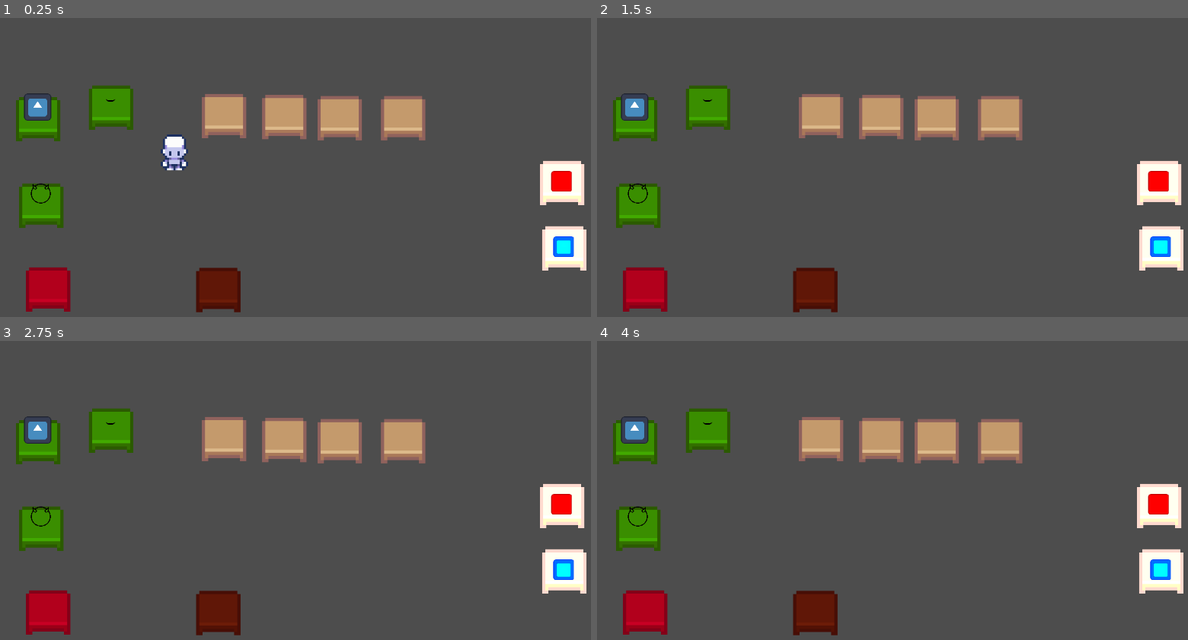
Above: before the commit, frames 1-4 (two rows, left to right).
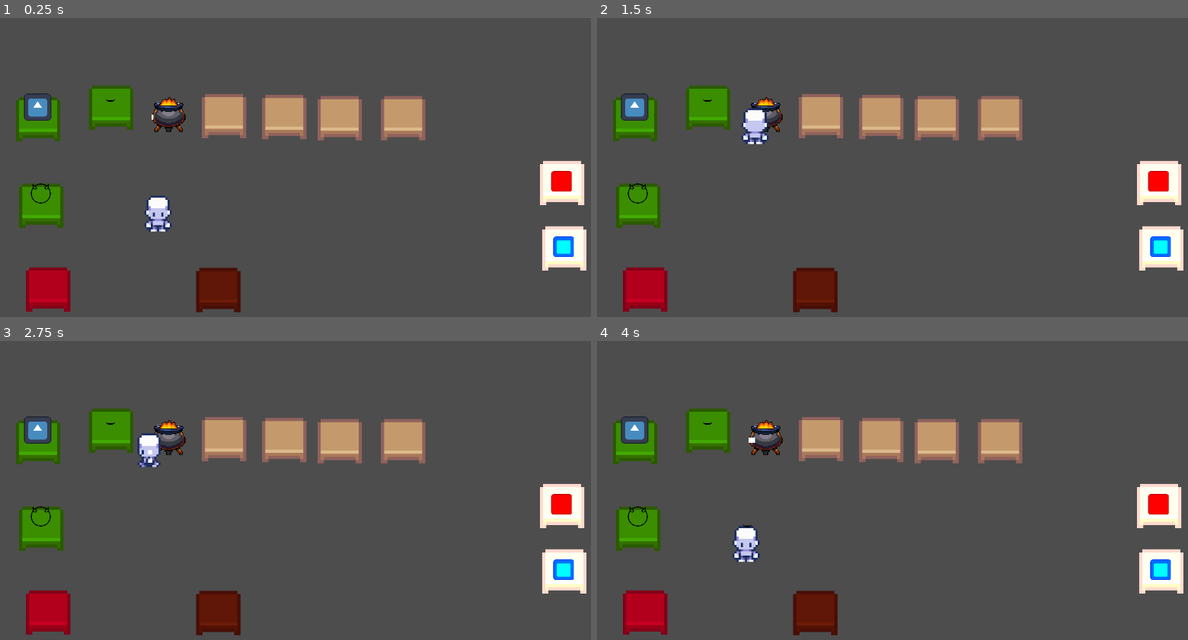
Above: after the commit, the same moments.

Repository: Daniloxls/Artesao-do-Carnaval
Game: Godot game, scene res://scenes/game.tscn
The game is run twice, just before and just after one commit, with the same random seed, the same clock (stepped at 60 frames per second) and the same inputs. The engine's default icon, where the game draws it, is replaced by a stand-in: a white triangle on a blue panel in a dark square.
Inputs:
- Up to frame 1 (0.25 s): no input
- Up to frame 2 (1.5 s): tap Enter at 0.5 s; hold Space (interact) 0.53-1.28 s; hold Up (up) from 0.53 s (still down); tap Space (interact) at 1.35 s
- Up to frame 3 (2.75 s): release Up (up) at 2.03 s; hold Left (left) from 2.03 s (still down); hold Space (interact) from 2.03 s (still down)
- Up to frame 4 (4 s): release Space (interact) at 2.78 s; tap Space (interact) at 2.85, 3.5 s; release Left (left) at 3.53 s; hold Down (down) from 3.53 s (still down); hold Space (interact) from 3.53 s (still down)

The runs differ from the first frame. In frame 1, 1.3% of the frame differs, in the area x 24-32%, y 26-72%; in frame 2, 0.7%; in frame 3, 0.8%; in frame 4, 0.9%.

Commit message:
feat:adicionado panela e poças de cola

Diff:
--- a/personagem.gd
+++ b/personagem.gd
@@ -63,9 +63,11 @@
 	elif direction.x < 0:
 		player_sprite.play("walk_left")
 
-
 func update_interaction_direction(dir: Vector2):
 	if dir.y > 0: interact_colision.change_direction("down")
 	elif dir.y < 0: interact_colision.change_direction("up")
 	elif dir.x > 0: interact_colision.change_direction("right")
 	elif dir.x < 0: interact_colision.change_direction("left")
+
+func setSpeed(value: int):
+	speed = value
--- a/project.godot
+++ b/project.godot
@@ -12,7 +12,7 @@
 
 config/name="Jogo Jam"
 run/main_scene="uid://dkpmcw5ecd737"
-config/features=PackedStringArray("4.6", "Forward Plus")
+config/features=PackedStringArray("4.5", "Forward Plus")
 config/icon="res://icon.svg"
 
 [input]
--- a/scenes/game.tscn
+++ b/scenes/game.tscn
@@ -10,48 +10,52 @@
 [ext_resource type="PackedScene" uid="uid://evcge2smdawm" path="res://scenes/tables/trash.tscn" id="6_0tnpc"]
 [ext_resource type="PackedScene" uid="uid://jekn5447hyym" path="res://scenes/props/horns.tscn" id="9_vtaks"]
 [ext_resource type="PackedScene" uid="uid://nt5t0hxhfrsc" path="res://scenes/props/mouth.tscn" id="10_kvpfn"]
+[ext_resource type="PackedScene" uid="uid://m0dtkrisgc7i" path="res://scenes/tables/glue_pot.tscn" id="11_kvpfn"]
 
-[node name="Node2D" type="Node2D" unique_id=1975075956]
+[node name="Node2D" type="Node2D"]
 y_sort_enabled = true
 
-[node name="Player" parent="." unique_id=849893935 instance=ExtResource("1_uwrxv")]
-position = Vector2(351, 258)
+[node name="Player" parent="." instance=ExtResource("1_uwrxv")]
+position = Vector2(320, 374)
 
-[node name="Table" parent="." unique_id=936571725 instance=ExtResource("2_yqjtg")]
+[node name="Table" parent="." instance=ExtResource("2_yqjtg")]
 position = Vector2(555, 189)
 
-[node name="Table2" parent="." unique_id=1601652045 instance=ExtResource("2_yqjtg")]
+[node name="Table2" parent="." instance=ExtResource("2_yqjtg")]
 position = Vector2(660, 191)
 
-[node name="Table3" parent="." unique_id=2104752395 instance=ExtResource("2_yqjtg")]
+[node name="Table3" parent="." instance=ExtResource("2_yqjtg")]
 position = Vector2(441, 187)
 
-[node name="Table4" parent="." unique_id=2077353023 instance=ExtResource("2_yqjtg")]
+[node name="Table4" parent="." instance=ExtResource("2_yqjtg")]
 position = Vector2(780, 191)
 
-[node name="PaintingStation" parent="." unique_id=1434965482 instance=ExtResource("3_p57ef")]
+[node name="PaintingStation" parent="." instance=ExtResource("3_p57ef")]
 position = Vector2(1081, 314)
 
-[node name="PaintingStation2" parent="." unique_id=1309093641 instance=ExtResource("3_p57ef")]
+[node name="PaintingStation2" parent="." instance=ExtResource("3_p57ef")]
 position = Vector2(1085, 438)
 paint_color = Color(0, 0.30588236, 0.89411765, 1)
 color_name = "Azul"
 
-[node name="Source" parent="." unique_id=1256609756 instance=ExtResource("4_u5sy4")]
+[node name="Source" parent="." instance=ExtResource("4_u5sy4")]
 position = Vector2(89, 193)
 item_scene = ExtResource("5_u5sy4")
 
-[node name="CuttingStation" parent="." unique_id=560214371 instance=ExtResource("5_gee14")]
+[node name="CuttingStation" parent="." instance=ExtResource("5_gee14")]
 position = Vector2(430, 517)
 output_scene = ExtResource("4_p57ef")
 
-[node name="Trash" parent="." unique_id=103494665 instance=ExtResource("6_0tnpc")]
+[node name="Trash" parent="." instance=ExtResource("6_0tnpc")]
 position = Vector2(108, 516)
 
-[node name="Source2" parent="." unique_id=1259377505 instance=ExtResource("4_u5sy4")]
+[node name="Source2" parent="." instance=ExtResource("4_u5sy4")]
 position = Vector2(95, 357)
 item_scene = ExtResource("9_vtaks")
 
-[node name="Source3" parent="." unique_id=221281794 instance=ExtResource("4_u5sy4")]
+[node name="Source3" parent="." instance=ExtResource("4_u5sy4")]
 position = Vector2(227, 171)
 item_scene = ExtResource("10_kvpfn")
+
+[node name="GluePot" parent="." instance=ExtResource("11_kvpfn")]
+position = Vector2(338, 183)
--- a/scenes/player.tscn
+++ b/scenes/player.tscn
@@ -257,39 +257,40 @@
 [sub_resource type="RectangleShape2D" id="RectangleShape2D_lbhrr"]
 size = Vector2(64, 64)
 
-[node name="Player" type="CharacterBody2D" unique_id=849893935]
+[node name="Player" type="CharacterBody2D"]
+collision_mask = 2
 script = ExtResource("1_qhqgy")
 
-[node name="PlayerSprite" type="AnimatedSprite2D" parent="." unique_id=201056806]
+[node name="PlayerSprite" type="AnimatedSprite2D" parent="."]
 position = Vector2(0, -9)
 scale = Vector2(4, 4)
 sprite_frames = SubResource("SpriteFrames_iywne")
 frame_progress = 0.75222784
 
-[node name="PlayerColision" type="CollisionShape2D" parent="." unique_id=1613458725]
+[node name="PlayerColision" type="CollisionShape2D" parent="."]
 position = Vector2(0, 19.875)
 shape = SubResource("RectangleShape2D_p57ef")
 
-[node name="InteractColision" type="Area2D" parent="." unique_id=911922637]
+[node name="InteractColision" type="Area2D" parent="."]
 collision_layer = 0
 collision_mask = 2
 script = ExtResource("3_qlg0r")
 
-[node name="ColisionUp" type="CollisionShape2D" parent="InteractColision" unique_id=1110645758]
+[node name="ColisionUp" type="CollisionShape2D" parent="InteractColision"]
 position = Vector2(0, -64)
 shape = SubResource("RectangleShape2D_lbhrr")
 
-[node name="ColisionRight" type="CollisionShape2D" parent="InteractColision" unique_id=99780311]
+[node name="ColisionRight" type="CollisionShape2D" parent="InteractColision"]
 position = Vector2(64, 0)
 shape = SubResource("RectangleShape2D_lbhrr")
 
-[node name="ColisionDown" type="CollisionShape2D" parent="InteractColision" unique_id=1848334485]
+[node name="ColisionDown" type="CollisionShape2D" parent="InteractColision"]
 position = Vector2(0, 64)
 shape = SubResource("RectangleShape2D_lbhrr")
 
-[node name="ColisionLeft" type="CollisionShape2D" parent="InteractColision" unique_id=1245629214]
+[node name="ColisionLeft" type="CollisionShape2D" parent="InteractColision"]
 position = Vector2(-64, 0)
 shape = SubResource("RectangleShape2D_lbhrr")
 
-[node name="HandMarker" type="Marker2D" parent="." unique_id=1900844694]
+[node name="HandMarker" type="Marker2D" parent="."]
 position = Vector2(0, -47)
--- a/scenes/tables/cutting_station.tscn
+++ b/scenes/tables/cutting_station.tscn
@@ -21,25 +21,24 @@
 [sub_resource type="RectangleShape2D" id="RectangleShape2D_eotx8"]
 size = Vector2(84, 85)
 
-[node name="CuttingStation" type="StaticBody2D" unique_id=936571725]
-collision_layer = 3
-collision_mask = 3
+[node name="CuttingStation" type="StaticBody2D"]
+collision_layer = 2
 script = ExtResource("1_8i5mt")
 
-[node name="AnimatedSprite2D" type="AnimatedSprite2D" parent="." unique_id=2061457135]
+[node name="AnimatedSprite2D" type="AnimatedSprite2D" parent="."]
 modulate = Color(0.48953235, 0.14960733, 0.063112445, 1)
 position = Vector2(2, -1)
 scale = Vector2(6, 6)
 sprite_frames = SubResource("SpriteFrames_u03e6")
 
-[node name="ItemPoint" type="Marker2D" parent="." unique_id=643525280]
+[node name="ItemPoint" type="Marker2D" parent="."]
 position = Vector2(1, -24)
 
-[node name="CollisionShape2D" type="CollisionShape2D" parent="." unique_id=1658189886]
+[node name="CollisionShape2D" type="CollisionShape2D" parent="."]
 position = Vector2(2, 11.5)
 shape = SubResource("RectangleShape2D_eotx8")
 
-[node name="ProgressBar" type="TextureProgressBar" parent="." unique_id=950455708]
+[node name="ProgressBar" type="TextureProgressBar" parent="."]
 offset_left = -42.0
 offset_top = -118.0
 offset_right = 42.0
--- /dev/null
+++ b/scenes/tables/glue_pot.tscn
@@ -0,0 +1,49 @@
+[gd_scene load_steps=7 format=3 uid="uid://m0dtkrisgc7i"]
+
+[ext_resource type="Script" uid="uid://b4vkt35tgtryh" path="res://scripts/glue_pot.gd" id="1_avdpf"]
+[ext_resource type="Texture2D" uid="uid://b1qlv1430rp50" path="res://assets/glue_pot.png" id="1_m34ja"]
+[ext_resource type="AudioStream" uid="uid://c7qwl1al1w8h4" path="res://assets/alert_sound.mp3" id="3_rktp4"]
+[ext_resource type="Texture2D" uid="uid://mlf8j2ongoa4" path="res://assets/alert_icon.png" id="4_f6dk8"]
+[ext_resource type="Texture2D" uid="uid://c44nmfbgfsyql" path="res://assets/pixil-frame-0 (2).png" id="5_f6dk8"]
+
+[sub_resource type="RectangleShape2D" id="RectangleShape2D_avdpf"]
+size = Vector2(63, 49)
+
+[node name="GluePot" type="StaticBody2D"]
+collision_layer = 2
+script = ExtResource("1_avdpf")
+
+[node name="Sprite" type="Sprite2D" parent="."]
+position = Vector2(0, 1.953125e-06)
+scale = Vector2(0.16, 0.16000001)
+texture = ExtResource("1_m34ja")
+
+[node name="Collision" type="CollisionShape2D" parent="."]
+position = Vector2(-0.5, 8.5)
+shape = SubResource("RectangleShape2D_avdpf")
+
+[node name="SpawnTimer" type="Timer" parent="."]
+
+[node name="AlertSound" type="AudioStreamPlayer" parent="."]
+stream = ExtResource("3_rktp4")
+
+[node name="AlertIcon" type="Sprite2D" parent="."]
+visible = false
+position = Vector2(0, -49)
+scale = Vector2(0.08, 0.08)
+texture = ExtResource("4_f6dk8")
+
+[node name="SpawnPoints" type="Node" parent="."]
+
+[node name="ProgressBar" type="TextureProgressBar" parent="."]
+clip_contents = true
+offset_left = -32.0
+offset_right = 32.0
+offset_bottom = 10.0
+texture_progress = ExtResource("5_f6dk8")
+
+[node name="startProgress" type="Timer" parent="."]
+one_shot = true
+
+[connection signal="timeout" from="SpawnTimer" to="." method="_on_spawn_timer_timeout"]
+[connection signal="timeout" from="startProgress" to="." method="_on_start_progress_timeout"]
--- a/scenes/tables/painting_station.tscn
+++ b/scenes/tables/painting_station.tscn
@@ -22,25 +22,24 @@
 [sub_resource type="RectangleShape2D" id="RectangleShape2D_eotx8"]
 size = Vector2(84, 85)
 
-[node name="PaintingStation" type="StaticBody2D" unique_id=936571725]
-collision_layer = 3
-collision_mask = 3
+[node name="PaintingStation" type="StaticBody2D"]
+collision_layer = 2
 script = ExtResource("1_i24x1")
 
-[node name="AnimatedSprite2D" type="AnimatedSprite2D" parent="." unique_id=2061457135]
+[node name="AnimatedSprite2D" type="AnimatedSprite2D" parent="."]
 modulate = Color(2.2234871, 2.2234871, 2.2234871, 1)
 position = Vector2(2, -1)
 scale = Vector2(6, 6)
 sprite_frames = SubResource("SpriteFrames_u03e6")
 
-[node name="ItemPoint" type="Marker2D" parent="." unique_id=643525280]
+[node name="ItemPoint" type="Marker2D" parent="."]
 position = Vector2(1, -24)
 
-[node name="CollisionShape2D" type="CollisionShape2D" parent="." unique_id=1658189886]
+[node name="CollisionShape2D" type="CollisionShape2D" parent="."]
 position = Vector2(2, 11.5)
 shape = SubResource("RectangleShape2D_eotx8")
 
-[node name="TintaSprite" type="Sprite2D" parent="." unique_id=579382767]
+[node name="TintaSprite" type="Sprite2D" parent="."]
 self_modulate = Color(5.912981, 5.912981, 5.912981, 1)
 position = Vector2(1, -4)
 scale = Vector2(0.3046875, 0.3046875)
--- /dev/null
+++ b/scenes/tables/puddles/glue_puddle_01.tscn
@@ -0,0 +1,28 @@
+[gd_scene load_steps=4 format=3 uid="uid://dya5yexrfsr0y"]
+
+[ext_resource type="Script" uid="uid://c5grsadd1anx3" path="res://scripts/glue_puddle.gd" id="1_vu4xt"]
+[ext_resource type="Texture2D" uid="uid://cdrha6nt71n5d" path="res://assets/puddle_01.png" id="2_iexxe"]
+
+[sub_resource type="CircleShape2D" id="CircleShape2D_mubqf"]
+radius = 69.46222
+
+[node name="GluePuddle01" type="Area2D"]
+z_index = -5
+collision_layer = 4
+script = ExtResource("1_vu4xt")
+
+[node name="Sprite" type="Sprite2D" parent="."]
+scale = Vector2(0.41599998, 0.416)
+texture = ExtResource("2_iexxe")
+
+[node name="Collision" type="CollisionShape2D" parent="."]
+shape = SubResource("CircleShape2D_mubqf")
+
+[node name="TimeToDry" type="Timer" parent="."]
+wait_time = 10.0
+one_shot = true
+autostart = true
+
+[connection signal="body_entered" from="." to="." method="_on_body_entered"]
+[connection signal="body_exited" from="." to="." method="_on_body_exited"]
+[connection signal="timeout" from="TimeToDry" to="." method="_on_time_to_dry_timeout"]
--- /dev/null
+++ b/scenes/tables/puddles/glue_puddle_02.tscn
@@ -0,0 +1,29 @@
+[gd_scene load_steps=4 format=3 uid="uid://duo55hgxgimyq"]
+
+[ext_resource type="Script" uid="uid://c5grsadd1anx3" path="res://scripts/glue_puddle.gd" id="1_ydsyc"]
+[ext_resource type="Texture2D" uid="uid://labu7opic1yv" path="res://assets/puddle_02.png" id="2_ydsyc"]
+
+[sub_resource type="RectangleShape2D" id="RectangleShape2D_42omx"]
+size = Vector2(137, 56)
+
+[node name="GluePuddle01" type="Area2D"]
+z_index = -5
+collision_layer = 4
+script = ExtResource("1_ydsyc")
+
+[node name="Sprite" type="Sprite2D" parent="."]
+scale = Vector2(0.41599998, 0.416)
+texture = ExtResource("2_ydsyc")
+
+[node name="Collision" type="CollisionShape2D" parent="."]
+position = Vector2(5.5, 3)
+shape = SubResource("RectangleShape2D_42omx")
+
+[node name="TimeToDry" type="Timer" parent="."]
+wait_time = 10.0
+one_shot = true
+autostart = true
+
+[connection signal="body_entered" from="." to="." method="_on_body_entered"]
+[connection signal="body_exited" from="." to="." method="_on_body_exited"]
+[connection signal="timeout" from="TimeToDry" to="." method="_on_time_to_dry_timeout"]
--- a/scenes/tables/source.tscn
+++ b/scenes/tables/source.tscn
@@ -21,20 +21,19 @@
 [sub_resource type="RectangleShape2D" id="RectangleShape2D_eotx8"]
 size = Vector2(84, 85)
 
-[node name="Source" type="StaticBody2D" unique_id=936571725]
-collision_layer = 3
-collision_mask = 3
+[node name="Source" type="StaticBody2D"]
+collision_layer = 2
 script = ExtResource("1_rvopd")
 
-[node name="AnimatedSprite2D" type="AnimatedSprite2D" parent="." unique_id=2061457135]
+[node name="AnimatedSprite2D" type="AnimatedSprite2D" parent="."]
 modulate = Color(0.29803923, 0.92156863, 0, 1)
 position = Vector2(2, -1)
 scale = Vector2(6, 6)
 sprite_frames = SubResource("SpriteFrames_u03e6")
 
-[node name="CollisionShape2D" type="CollisionShape2D" parent="." unique_id=1658189886]
+[node name="CollisionShape2D" type="CollisionShape2D" parent="."]
 position = Vector2(2, 11.5)
 shape = SubResource("RectangleShape2D_eotx8")
 
-[node name="ItemPoint" type="Marker2D" parent="." unique_id=1823882331]
+[node name="ItemPoint" type="Marker2D" parent="."]
 position = Vector2(1, -24)
--- a/scenes/tables/table.tscn
+++ b/scenes/tables/table.tscn
@@ -21,19 +21,18 @@
 [sub_resource type="RectangleShape2D" id="RectangleShape2D_eotx8"]
 size = Vector2(84, 85)
 
-[node name="Table" type="StaticBody2D" unique_id=936571725]
-collision_layer = 3
-collision_mask = 3
+[node name="Table" type="StaticBody2D"]
+collision_layer = 2
 script = ExtResource("1_eotx8")
 
-[node name="AnimatedSprite2D" type="AnimatedSprite2D" parent="." unique_id=2061457135]
+[node name="AnimatedSprite2D" type="AnimatedSprite2D" parent="."]
 position = Vector2(2, -1)
 scale = Vector2(6, 6)
 sprite_frames = SubResource("SpriteFrames_u03e6")
 
-[node name="ItemPoint" type="Marker2D" parent="." unique_id=643525280]
+[node name="ItemPoint" type="Marker2D" parent="."]
 position = Vector2(1, -24)
 
-[node name="CollisionShape2D" type="CollisionShape2D" parent="." unique_id=1658189886]
+[node name="CollisionShape2D" type="CollisionShape2D" parent="."]
 position = Vector2(2, 11.5)
 shape = SubResource("RectangleShape2D_eotx8")
--- a/scenes/tables/trash.tscn
+++ b/scenes/tables/trash.tscn
@@ -21,17 +21,16 @@
 [sub_resource type="RectangleShape2D" id="RectangleShape2D_eotx8"]
 size = Vector2(84, 85)
 
-[node name="Trash" type="StaticBody2D" unique_id=936571725]
-collision_layer = 3
-collision_mask = 3
+[node name="Trash" type="StaticBody2D"]
+collision_layer = 2
 script = ExtResource("1_exrr5")
 
-[node name="AnimatedSprite2D" type="AnimatedSprite2D" parent="." unique_id=2061457135]
+[node name="AnimatedSprite2D" type="AnimatedSprite2D" parent="."]
 modulate = Color(0.90847766, 0, 0.2613891, 1)
 position = Vector2(2, -1)
 scale = Vector2(6, 6)
 sprite_frames = SubResource("SpriteFrames_u03e6")
 
-[node name="CollisionShape2D" type="CollisionShape2D" parent="." unique_id=1658189886]
+[node name="CollisionShape2D" type="CollisionShape2D" parent="."]
 position = Vector2(2, 11.5)
 shape = SubResource("RectangleShape2D_eotx8")
--- /dev/null
+++ b/scripts/glue_pot.gd
@@ -0,0 +1,61 @@
+extends StaticBody2D
+
+@onready var spawnTimer = $SpawnTimer as Timer
+@onready var alert_sfx = $AlertSound as AudioStreamPlayer
+@onready var alert_icon = $AlertIcon as Sprite2D
+@onready var progressBar = $ProgressBar as TextureProgressBar
+@onready var startProgress = $startProgress as Timer
+
+@export var timeToExplode = 5
+
+var puddles = [
+	preload("res://scenes/tables/puddles/glue_puddle_01.tscn"),
+	preload("res://scenes/tables/puddles/glue_puddle_02.tscn")
+]
+var progress: float = 0
+var isPlayingAlert = false
+var isStirring = false
+var isCold = false
+var activePlayer: CharacterBody2D = null
+
+func _process(delta: float) -> void:
+	if isStirring:
+		spawnTimer.stop()
+		alert_sfx.playing = false
+		alert_icon.visible = false
+		isPlayingAlert = false
+		if progress > 0:
+			progress -= (100.0 / timeToExplode) * delta * 2
+		else:
+			activePlayer.is_locked = false
+			isStirring = false
+			isCold = true
+			activePlayer = null
+			startProgress.start()
+	elif not isCold:
+		if progress < 100:
+			progress += (100.0 / timeToExplode) * delta
+		else:
+			if not isPlayingAlert:
+				alert_sfx.playing = true
+				alert_icon.visible = true
+				spawnTimer.start()
+				isPlayingAlert = true
+	progressBar.value = progress
+
+func interact(player: CharacterBody2D):
+	activePlayer = player
+	if(progress > 0):
+		activePlayer.is_locked = true
+		isStirring = true
+
+func _on_spawn_timer_timeout() -> void:
+	var choiced = puddles.pick_random()
+	var newPuddle = choiced.instantiate()
+	var rand_x = randf_range(0.0, 1150.0)
+	var rand_y = randf_range(0.0, 640.0)
+	newPuddle.position = Vector2(rand_x, rand_y)
+	get_parent().add_child(newPuddle)
+
+func _on_start_progress_timeout() -> void:
+	isCold = false
--- /dev/null
+++ b/scripts/glue_puddle.gd
@@ -0,0 +1,10 @@
+extends Area2D
+
+func _on_body_entered(body: Node2D) -> void:
+	body.setSpeed(100)
+
+func _on_body_exited(body: Node2D) -> void:
+	body.setSpeed(400)
+
+func _on_time_to_dry_timeout() -> void:
+	queue_free()
Binary file added: assets/alert_icon.png
Not shown, added: assets/alert_icon.png.import
Not shown, added: assets/alert_sound.mp3.import
Binary file added: assets/craiyon_123221_Pixel_Art_of_a_Hand_broom.png
Not shown, added: assets/craiyon_123221_Pixel_Art_of_a_Hand_broom.png.import
Binary file added: assets/glue_pot.png
Not shown, added: assets/glue_pot.png.import
Binary file added: assets/pixil-frame-0 (1).png
Not shown, added: assets/pixil-frame-0 (1).png.import
Binary file added: assets/pixil-frame-0 (2).png
Not shown, added: assets/pixil-frame-0 (2).png.import
Binary file added: assets/pixil-frame-0.png
(and 18 more such lines)
